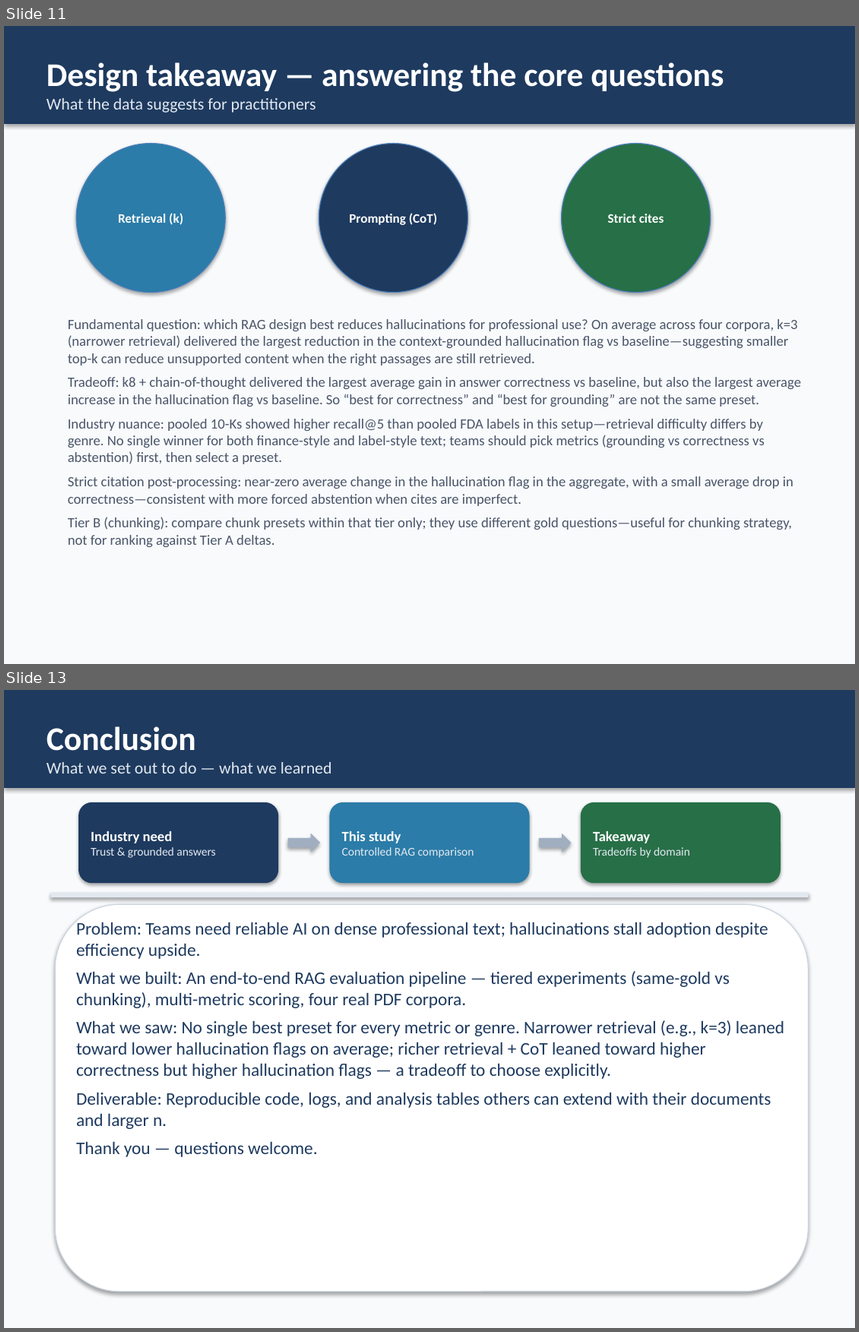
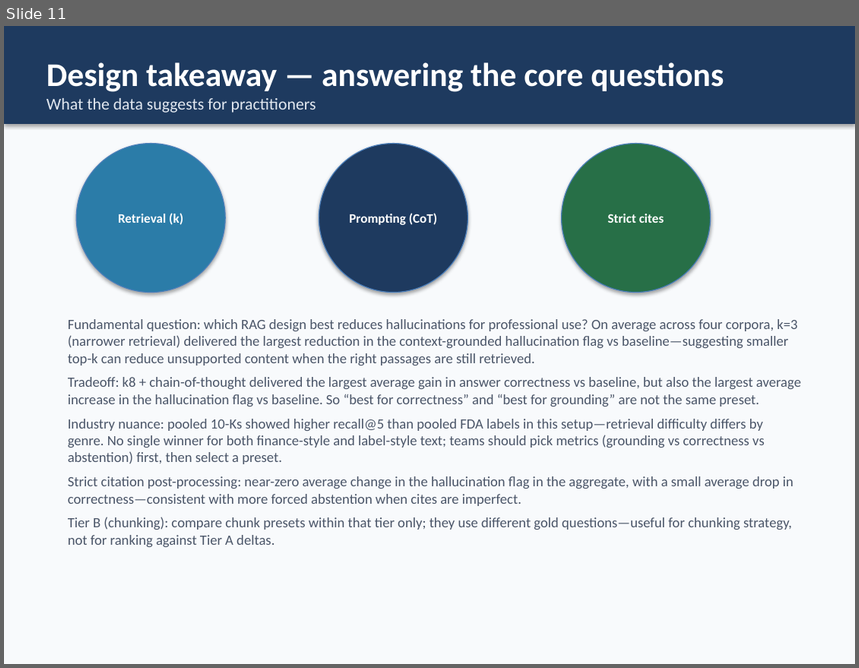
Before and after one commit to TrevorConnolly/FinanceQAHallucinations, a slide deck: outputs/presentation/RAG_Hallucination_Capstone.pptx. Shown one above the other, each under a label of ours: slides 11 and 13 before the commit, slide 11 after it; the slides between them are not shown. The pictures are 859x1332 and 859x668 pixels, drawn with LibreOffice and Linux fonts; fonts in the diff are those of the drawing. Boxes give left, top, right and bottom in pixels: in the first picture for what was removed or moved away, otherwise in the second. Text is boxed around its words. In the diff, an @@ line names an element or a change of style, - is before the commit and + after.

```diff
--- a/outputs/presentation/RAG_Hallucination_Capstone.pptx
+++ b/outputs/presentation/RAG_Hallucination_Capstone.pptx
@@ slide 13 removed at box(4, 690, 855, 1328), background #F8FAFC @@
@@ rectangle removed at box(4, 690, 855, 788) @@
-Conclusion
-What we set out to do — what we learned
@@ rounded rectangle removed at box(79, 802, 279, 883) @@
-Industry need
-Trust & grounded answers
@@ rounded rectangle removed at box(330, 802, 530, 883) @@
-This study
-Controlled RAG comparison
@@ rounded rectangle removed at box(581, 802, 781, 883) @@
-Takeaway
-Tradeoffs by domain
@@ right arrow removed at box(287, 833, 320, 852) @@
@@ right arrow removed at box(539, 833, 572, 852) @@
@@ rectangle removed at box(51, 893, 808, 897) @@
@@ rounded rectangle removed at box(55, 904, 808, 1292) @@
@@ text removed at box(76, 920, 785, 1157) @@
-Problem: Teams need reliable AI on dense professional text; hallucinations stall adoption despite efficiency upside.
-What we built: An end-to-end RAG evaluation pipeline — tiered experiments (same-gold vs chunking), multi-metric scoring, four real PDF corpora.
-What we saw: No single best preset for every metric or genre. Narrower retrieval (e.g., k=3) leaned toward lower hallucination flags on average; richer retrieval + CoT leaned toward higher correctness but higher hallucination flags — a tradeoff to choose explicitly.
-Deliverable: Reproducible code, logs, and analysis tables others can extend with their documents and larger n.
-Thank you — questions welcome.
```
Also in this commit, not shown: 1 slide changed, 1 slide added, 1 other file.
